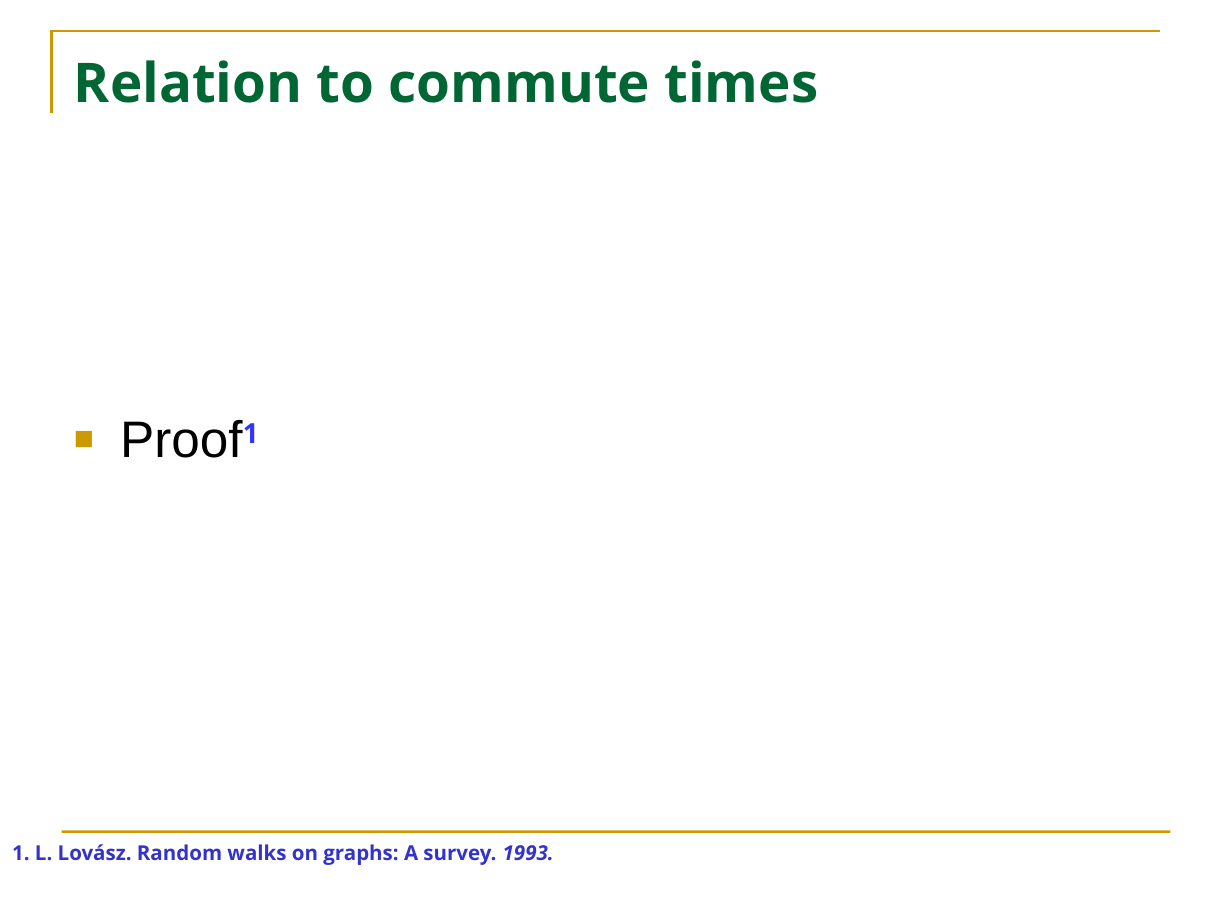
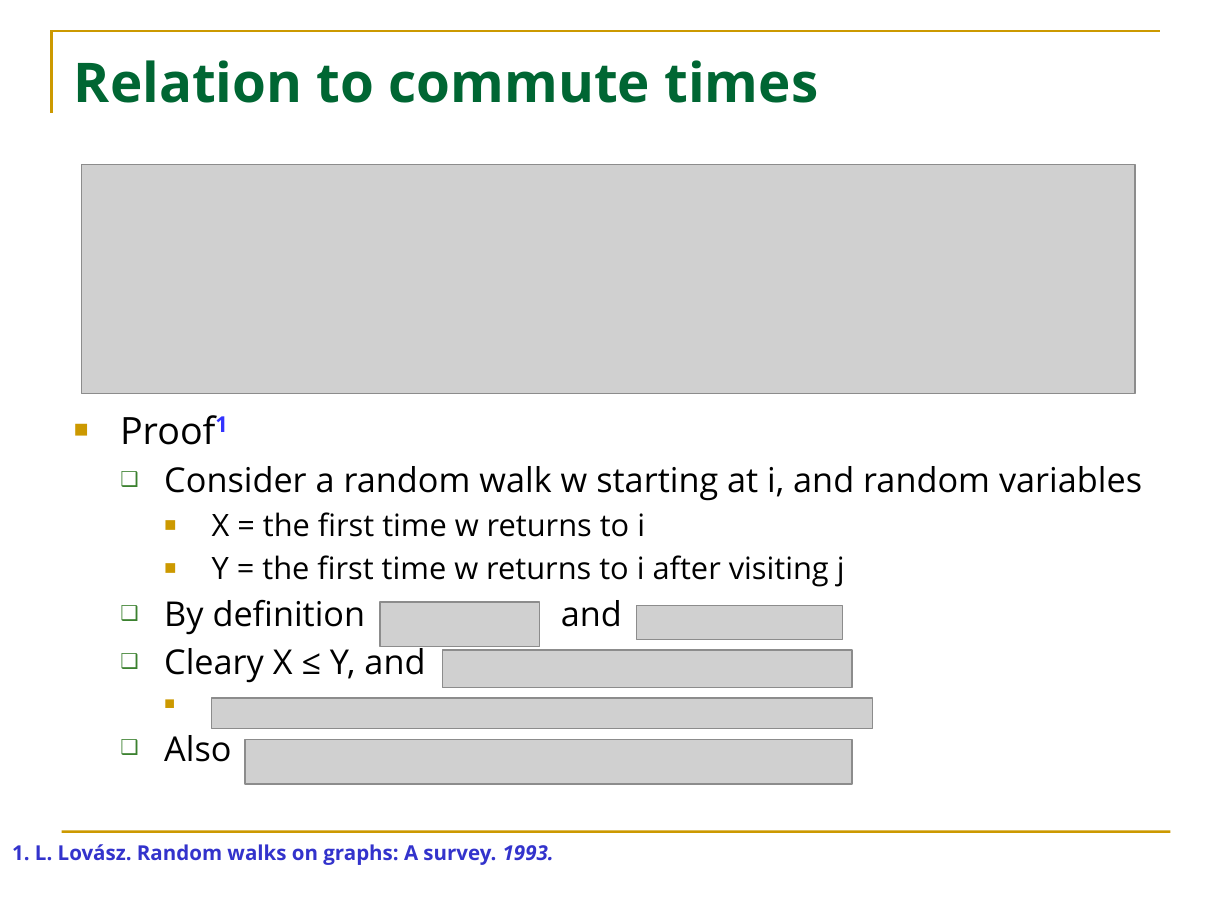
Before and after one commit to HuanSGT/rw-dir-prox, a slide deck: slide 23 of Random Walk based Proximity Measures in Directed Graphs.pptx. Drawn at 1232x924 pixels with LibreOffice and Linux fonts; fonts in the diff are those of the drawing; grey boxes stand for pictures. Boxes give left, top, right and bottom in pixels: in the first picture for what was removed or moved away, otherwise in the second. Text is boxed around its words. In the diff, an @@ line names an element or a change of style, - is before the commit and + after.

Commit message:
'17-03-22-0423'

```diff
--- a/Random Walk based Proximity Measures in Directed Graphs.pptx
+++ b/Random Walk based Proximity Measures in Directed Graphs.pptx
@@ picture added at box(81, 164, 1135, 393) @@
@@ text "Proof1" at box(164, 466, 1142, 762): size 30 to 22 pt, size 28 to 22 pt, font Arial to Open Sans in "Proof1"; less space between paragraphs @@
@@ text at box(164, 466, 1142, 762): paragraphs added @@
+  ❑ Consider a random walk w starting at i, and random variables
+    ■ X = the first time w returns to i
+    ■ Y = the first time w returns to i after visiting j
+  ❑ By definition and
+  ❑ Cleary X ≤ Y, and
+  ❑ Also
@@ picture added at box(379, 602, 540, 647) @@
@@ picture added at box(637, 606, 843, 639) @@
@@ picture added at box(442, 650, 853, 689) @@
@@ picture added at box(212, 699, 873, 729) @@
@@ picture added at box(245, 739, 853, 784) @@
```
Also in this commit, not shown: 8 other slides changed.
